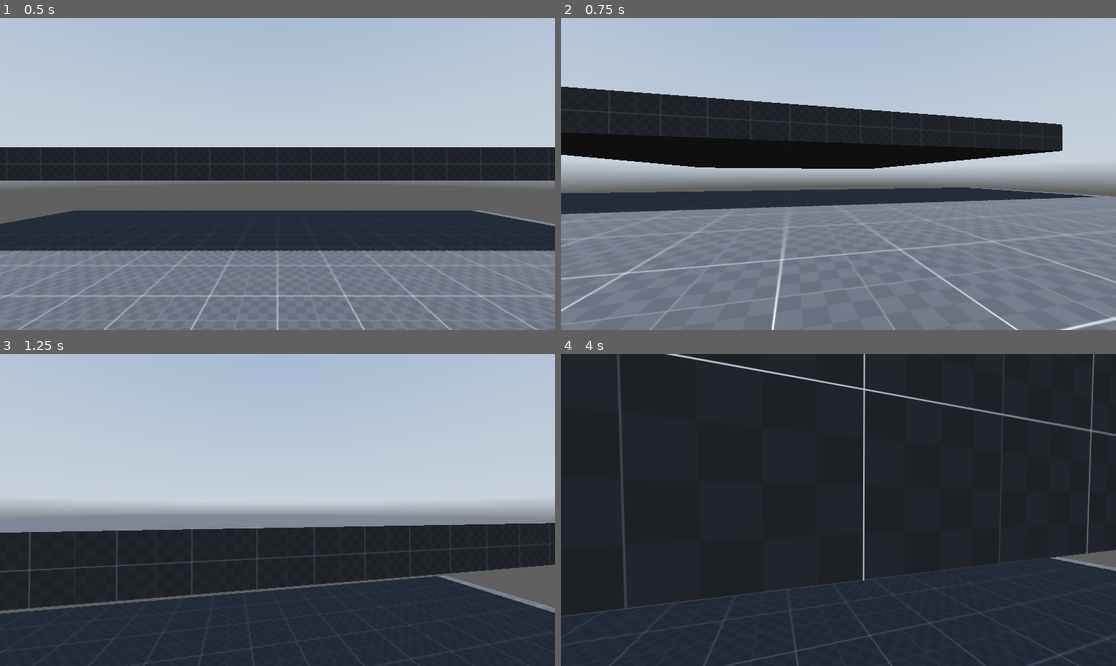
Above: before the commit, frames 1-4 (two rows, left to right).
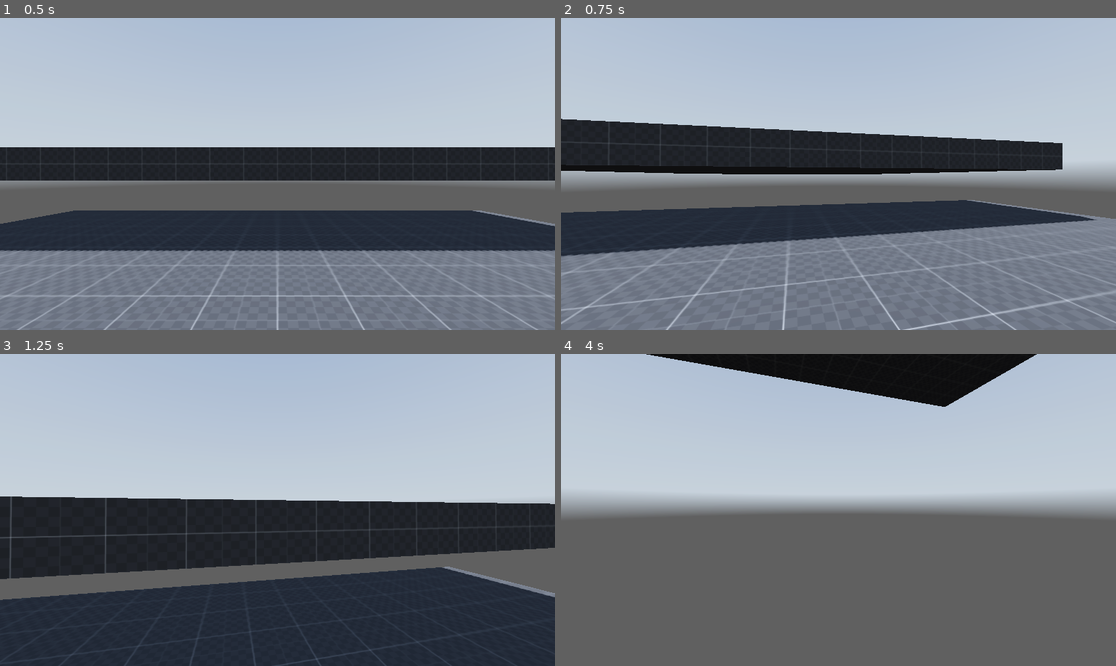
Above: after the commit, the same moments.

Repository: elmoradoo/Reflection
Game: Godot game, scene res://scenes/world.tscn
The game is run twice, just before and just after one commit, with the same random seed, the same clock (stepped at 60 frames per second) and the same inputs. A sky picture missing from this copy of the repository is replaced by a grey-blue gradient.
Inputs (mouse positions are in pixels of both pictures, inside the frame that each line leads up to):
- Up to frame 1 (0.5 s): no input
- Up to frame 2 (0.75 s): tap Enter at 0.5 s; move the mouse to (866, 174) at 0.52 s; hold W (forward) from 0.53 s (still down); hold Ctrl (crouch) from 0.53 s (still down)
- Up to frame 3 (1.25 s): keep holding W (forward); keep holding Ctrl (crouch); tap Space (jump) at 0.77, 1.07 s; tap Shift (sprint) at 0.8 s
- Up to frame 4 (4 s): keep holding W (forward); move the mouse to (810, 510) at 1.27 s; release Ctrl (crouch) at 1.28 s; tap Shift (sprint) at 1.35, 3.05 s; tap Space (jump) at 1.52, 1.55, 1.82, 2.1, 3.02, 3.32, 3.77, 3.8 s; move the mouse to (849, 503) at 2.02 s; hold Ctrl (crouch) 2.03-2.78 s; move the mouse to (832, 516) at 2.77 s; tap Ctrl (crouch) at 2.85 s; move the mouse to (877, 513) at 3.52 s; hold Shift (sprint) from 3.53 s (still down)

Frame 1 is identical in both runs. In frame 2, 31% of the frame differs, in the area x 0-100%, y 22-100%; in frame 3, 17%; in frame 4, 96%, in the area x 0-100%, y 0-100%.

Commit message:
State machine WIP

Diff:
--- a/scenes/player.tscn
+++ b/scenes/player.tscn
@@ -19,14 +19,16 @@
 shape = SubResource("CapsuleShape3D_ep87d")
 disabled = true
 
-[node name="head" type="Node3D" parent="."]
-transform = Transform3D(1, 0, 0, 0, 1, 0, 0, 0, 1, 0, 1.8, 0)
-
-[node name="Camera3D" type="Camera3D" parent="head"]
-
 [node name="raycasts" type="Node3D" parent="."]
 
 [node name="top_of_head" type="RayCast3D" parent="raycasts"]
 transform = Transform3D(1, 0, 0, 0, 1, 0, 0, 0, 1, 0, 0.1, 0)
 exclude_parent = false
 target_position = Vector3(0, 2, 0)
+
+[node name="neck" type="Node3D" parent="."]
+transform = Transform3D(1, 0, 0, 0, 1, 0, 0, 0, 1, 0, 1.8, 0)
+
+[node name="head" type="Node3D" parent="neck"]
+
+[node name="Camera3D" type="Camera3D" parent="neck/head"]
--- a/scripts/player.gd
+++ b/scripts/player.gd
@@ -1,34 +1,48 @@
 extends CharacterBody3D
 
 #Nodes
-
-@onready var head = $head
+@onready var player = $"."
+@onready var head = $neck/head
 @onready var standing_collision_shape = $standing_collision_shape
 @onready var crouching_collision_shape = $crouching_collision_shape
 @onready var top_of_head = $raycasts/top_of_head
+@onready var neck = $neck
 
 #Config vars
 const mouse_sensitivity: float = 0.2
 var gravity = ProjectSettings.get_setting("physics/3d/default_gravity")
 
+#Player states
+
+enum player_states {
+	Idle,
+	Walking,
+	Sprinting,
+	Jumping,
+	Crouching,
+	Sliding
+}
+
+var current_state : player_states = player_states.Idle
 #Player stats
 const crouching_speed: float = 3.0
 const walking_speed: float = 5.0
 const sprinting_speed: float = 8.0
 const jump_velocity: float = 4.5
 const sliding_minimum_velocity: float = 7.0
-
+const sliding_initial_force: float = 9.0
+const sliding_friction: float = 4.0
 #Mouvement vars
 var current_speed: float = 5.0
-var crouching_depth: float = 0.5
+var crouching_depth: float = -0.5
 var lerp_speed: float = 10.0
 var direction: Vector3 = Vector3.ZERO
 
 #Player state
 var is_running: bool = false
 var is_sprinting: bool = false
-var is_crouching: bool = false
 var is_sliding: bool = false
+var free_looking: bool = false
 
 var input_dir
 func _ready():
@@ -36,48 +50,96 @@
 
 func _input(event):
 	if event is InputEventMouseMotion:
-		rotate_y(deg_to_rad(-event.relative.x * mouse_sensitivity))
+		if free_looking:
+			neck.rotate_y(deg_to_rad(-event.relative.x * mouse_sensitivity))
+		else:
+			rotate_y(deg_to_rad(-event.relative.x * mouse_sensitivity))
 		head.rotate_x(deg_to_rad(-event.relative.y * mouse_sensitivity))
 		head.rotation.x = clamp(head.rotation.x, deg_to_rad(-89), deg_to_rad(89))
 
-func running():
+func sprinting():
 	is_running = true
 	current_speed = sprinting_speed
 
 func crouching(delta):
-	is_crouching = true
 	current_speed = crouching_speed
 	standing_collision_shape.disabled = true
 	crouching_collision_shape.disabled = false
 	head.position.y = lerp(head.position.y, crouching_depth, lerp_speed * delta)
 
-func sliding():
-	pass
+func sliding(delta):
+	is_sliding = true
+	free_looking = true
+	standing_collision_shape.disabled = true
+	crouching_collision_shape.disabled = false
+	head.position.y = lerp(head.position.y, crouching_depth, lerp_speed * delta)
+	var slide_force = direction.normalized() * sliding_initial_force
+	velocity.x = slide_force.x
+	velocity.z = slide_force.z
+	velocity.x = move_toward(velocity.x, 0, sliding_friction * delta)
+	velocity.z = move_toward(velocity.z, 0, sliding_friction * delta)
 
 func walking():
 	current_speed = walking_speed
 
-func _physics_process(delta):
+func jumping():
+	velocity.y = jump_velocity
+
+func inputs_checks(delta):
+	input_dir = Input.get_vector("left", "right", "forward", "backward")
+	if is_on_floor() and Input.is_action_pressed("crouch") and velocity.length() >= sliding_minimum_velocity:
+		current_state = player_states.Sliding
+	elif is_on_floor() and Input.is_action_pressed("crouch"):
+		current_state = player_states.Crouching
+	elif is_on_floor() and Input.is_action_just_released("crouch") and not top_of_head.is_colliding():
+		free_looking = false
+		current_state = player_states.Idle
+		head.position.y = 0.0
+		#head.position.y = lerp(head.position.y, 0.0, lerp_speed * delta)
+		standing_collision_shape.disabled = false
+		crouching_collision_shape.disabled = true
+	elif Input.is_action_pressed("sprint"):
+		current_state = player_states.Sprinting
+	else:
+		current_state = player_states.Walking
+	if is_on_floor() and Input.is_action_just_pressed("jump"):
+		current_state = player_states.Jumping
 	if not is_on_floor():
 		velocity.y -= gravity * delta
-	if Input.is_action_pressed("crouch") and is_on_floor():
-		crouching(delta)
-	elif not top_of_head.is_colliding():
-		head.position.y = lerp(head.position.y, 1.8, lerp_speed * delta)
-		standing_collision_shape.disabled = false
-		crouching_collision_shape.disabled = true
-		if Input.is_action_pressed("sprint") and is_on_floor():
-			running()
+
+
+func _physics_process(delta):
+	inputs_checks(delta)
+
+	match current_state:
+		player_states.Idle:
+			pass
+		player_states.Walking:
+			walking()
+		player_states.Sprinting:
+			sprinting()
+		player_states.Jumping:
+			jumping()
+		player_states.Crouching:
+			crouching(delta)
+		player_states.Sliding:
+			sliding(delta)
+
+	direction = lerp(direction, (transform.basis * Vector3(input_dir.x, 0, input_dir.y)).normalized(), lerp_speed * delta)
+
+	if direction:
+		if is_sliding:
+			pass
 		else:
-			walking()
-	if Input.is_action_just_pressed("jump") and is_on_floor():
-		velocity.y = jump_velocity
-	input_dir = Input.get_vector("left", "right", "forward", "backward")
-	direction = lerp(direction, (transform.basis * Vector3(input_dir.x, 0, input_dir.y)).normalized(), lerp_speed * delta)
-	if direction:
-		velocity.x = direction.x * current_speed
-		velocity.z = direction.z * current_speed
+			velocity.x = direction.x * current_speed
+			velocity.z = direction.z * current_speed
 	else:
 		velocity.x = move_toward(velocity.x, 0, current_speed)
 		velocity.z = move_toward(velocity.z, 0, current_speed)
+	if is_sliding and velocity.length() < 1.0:
+		is_sliding = false
+	current_state = player_states.Idle
 	move_and_slide()
+
+func _process(_delta):
+	pass
